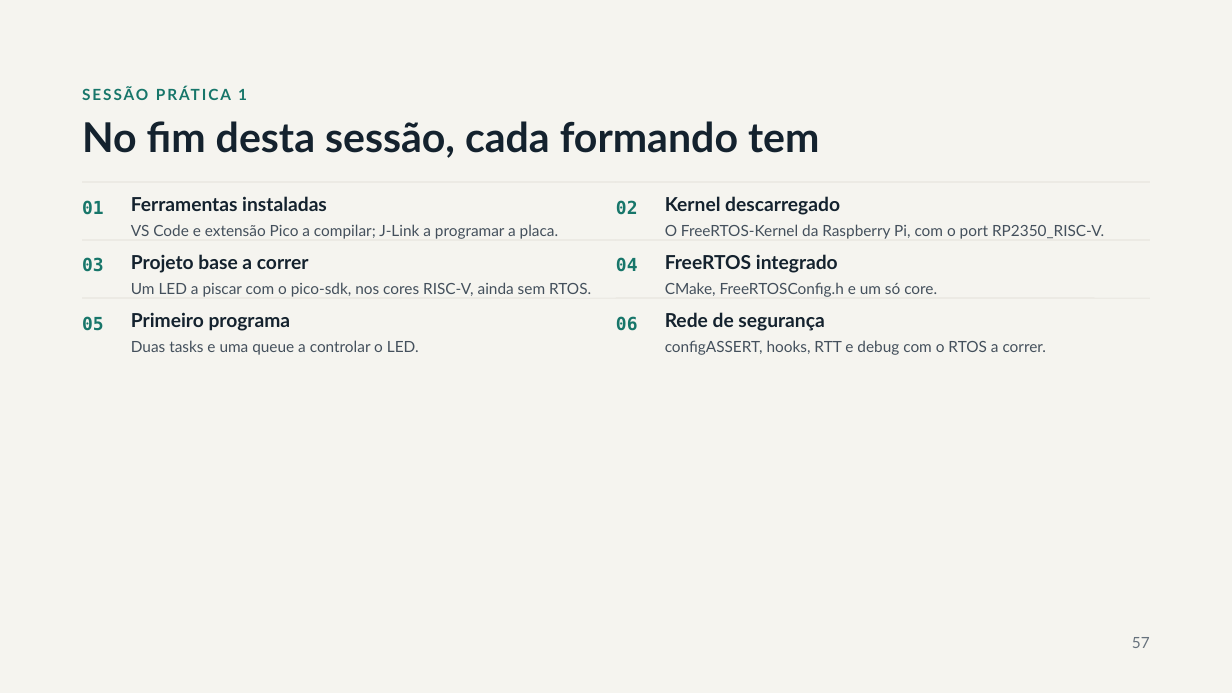
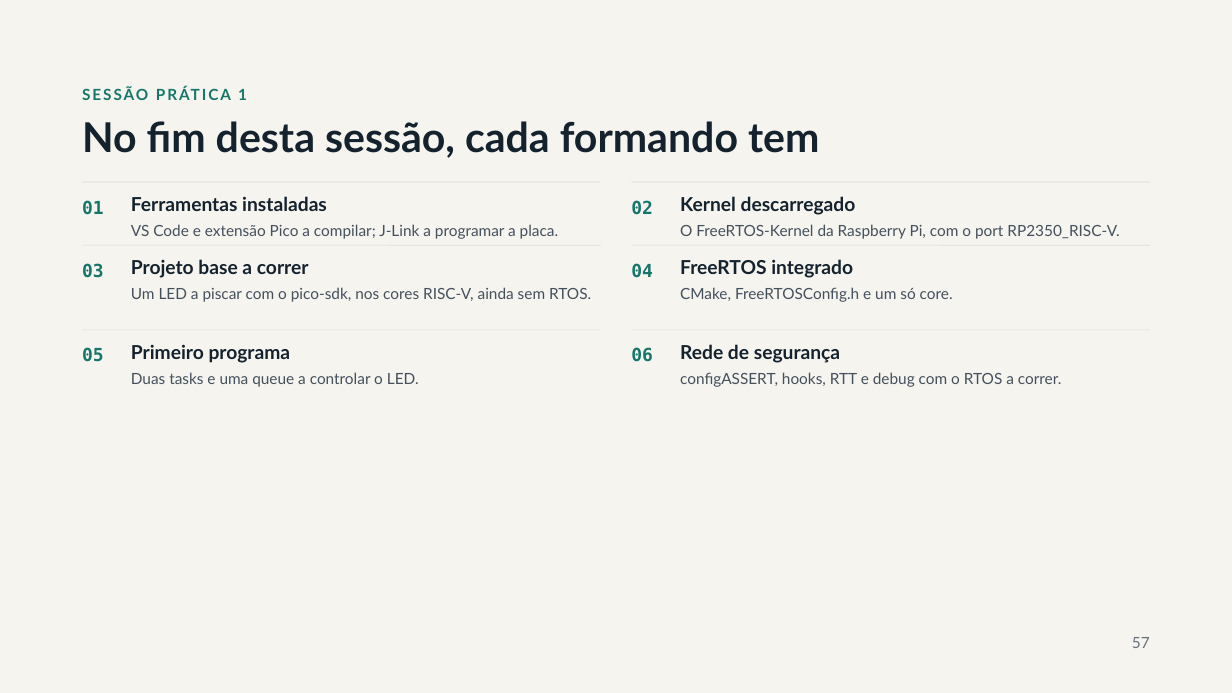
Before and after one commit to RPOA/Formacao_FreeRTOS, a slide deck: slide 57 of Slides/Formação FreeRTOS.pptx. Drawn at 1232x693 pixels with LibreOffice and Linux fonts; fonts in the diff are those of the drawing. Boxes give left, top, right and bottom in pixels: in the first picture for what was removed or moved away, otherwise in the second. Text is boxed around its words. In the diff, an @@ line names an element or a change of style, - is before the commit and + after.

Commit message:
Update presentation slides for FreeRTOS: revise content and improve clarity

```diff
--- a/Slides/Formação FreeRTOS.pptx
+++ b/Slides/Formação FreeRTOS.pptx
@@ text "02": place and size @@
-text "02" at (616, 200, 638, 215)
+text "02" at (631, 200, 653, 215)
@@ text "Kernel descarregado": place and size @@
-text "Kernel descarregado" at (665, 196, 840, 215)
+text "Kernel descarregado" at (680, 196, 856, 215)
@@ text "O FreeRTOS-Kernel da Raspberry Pi, ...": place and size @@
-text "O FreeRTOS-Kernel da Raspberry Pi, ..." at (665, 224, 1104, 239)
+text "O FreeRTOS-Kernel da Raspberry Pi, ..." at (680, 224, 1119, 239)
@@ text "03": place and size @@
-text "03" at (82, 257, 104, 272)
+text "03" at (82, 263, 104, 278)
@@ line moved from (82, 240) - (616, 240) to (82, 245) - (601, 245) @@
@@ text "Projeto base a correr": place and size @@
-text "Projeto base a correr" at (131, 254, 309, 273)
+text "Projeto base a correr" at (131, 259, 309, 278)
@@ text "04": place and size @@
-text "04" at (616, 257, 638, 272)
+text "04" at (631, 263, 653, 278)
@@ line moved from (616, 240) - (1150, 240) to (631, 245) - (1150, 245) @@
@@ text "FreeRTOS integrado": place and size @@
-text "FreeRTOS integrado" at (665, 254, 838, 273)
+text "FreeRTOS integrado" at (680, 259, 853, 278)
@@ text "Um LED a piscar com ...": place and size @@
-text "Um LED a piscar com ..." at (131, 282, 591, 297)
+text "Um LED a piscar com ..." at (131, 287, 591, 302)
@@ text "CMake, FreeRTOSConfig.h e um só ...": place and size @@
-text "CMake, FreeRTOSConfig.h e um só ..." at (665, 282, 937, 297)
+text "CMake, FreeRTOSConfig.h e um só ..." at (680, 287, 953, 302)
@@ text "05": place and size @@
-text "05" at (82, 316, 104, 331)
+text "05" at (82, 347, 104, 362)
@@ line moved from (82, 299) - (616, 299) to (82, 330) - (601, 330) @@
@@ text "Primeiro programa": place and size @@
-text "Primeiro programa" at (131, 312, 291, 331)
+text "Primeiro programa" at (131, 344, 291, 363)
@@ text "06": place and size @@
-text "06" at (616, 316, 638, 331)
+text "06" at (631, 347, 653, 362)
@@ line moved from (616, 299) - (1150, 299) to (631, 330) - (1150, 330) @@
@@ text "Rede de segurança": place and size @@
-text "Rede de segurança" at (665, 312, 824, 331)
+text "Rede de segurança" at (680, 344, 840, 363)
@@ text "Duas tasks e uma queue ...": place and size @@
-text "Duas tasks e uma queue ..." at (131, 340, 419, 355)
+text "Duas tasks e uma queue ..." at (131, 372, 419, 387)
@@ text "configASSERT, hooks, RTT e debug ...": place and size @@
-text "configASSERT, hooks, RTT e debug ..." at (665, 340, 1047, 355)
+text "configASSERT, hooks, RTT e debug ..." at (680, 372, 1062, 387)
```
Also in this commit, not shown: 22 other slides changed, 1 slide removed, 1 other file.
